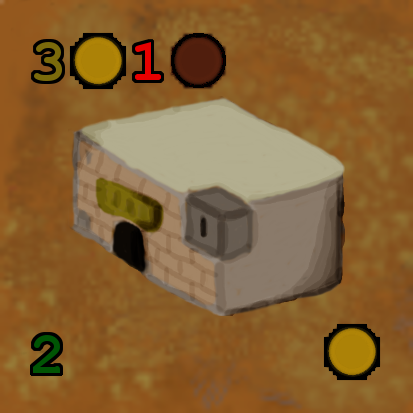
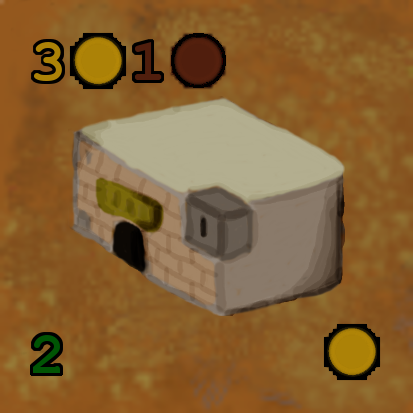
Layer changes from the first (413, 413) image to the second:
painted on "1" over (x1=135, y1=42, x2=162, y2=80)
renamed "3 #1" to "3", painted on it over (x1=34, y1=42, x2=62, y2=81)
